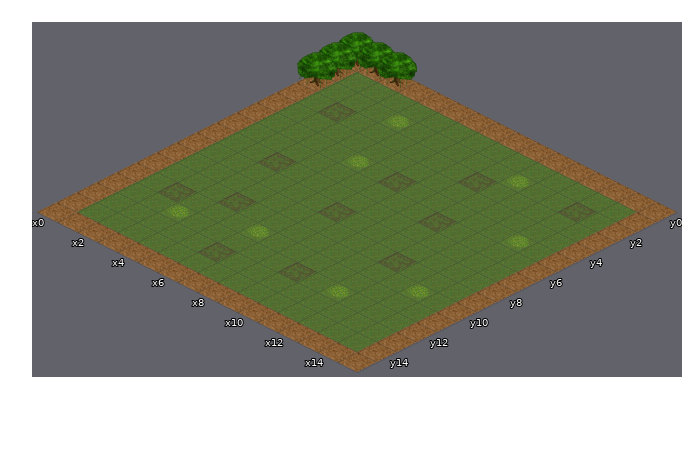
An edit to a level. Tiled map, Motor2D/data/isometric2.tmx. The first picture shows the starting point.
Cells are 64x32 px. Isometric: x runs down to the right, y down to the left. Shown: x 0..15, y 0..15.
After the commit:
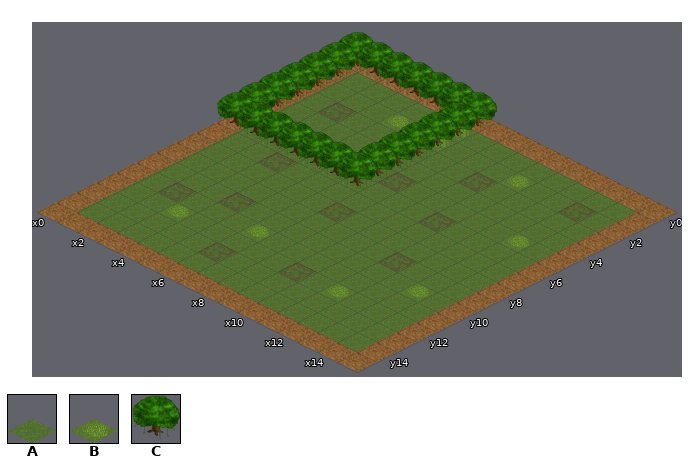
Key: from "Tiles": A 0, B 2, C 10.
_ is an empty cell, . an unchanged one.
From old to new:
--- layer "Tile Layer 1"
@@ x 6..6 @@
- 1 A
- 2 A
+ 1 B
+ 2 B
@@ x 5..5 @@
- 5 B
+ 5 A
--- layer "Tile Layer 2"
@@ x 0..6 @@
- 0 ...____
- 1 ......_
- 2 ......_
- 3 _....._
- 4 _....._
- 5 _....._
- 6 _______
+ 0 ...CCCC
+ 1 ......C
+ 2 ......C
+ 3 C.....C
+ 4 C.....C
+ 5 C.....C
+ 6 CCCCCCC
